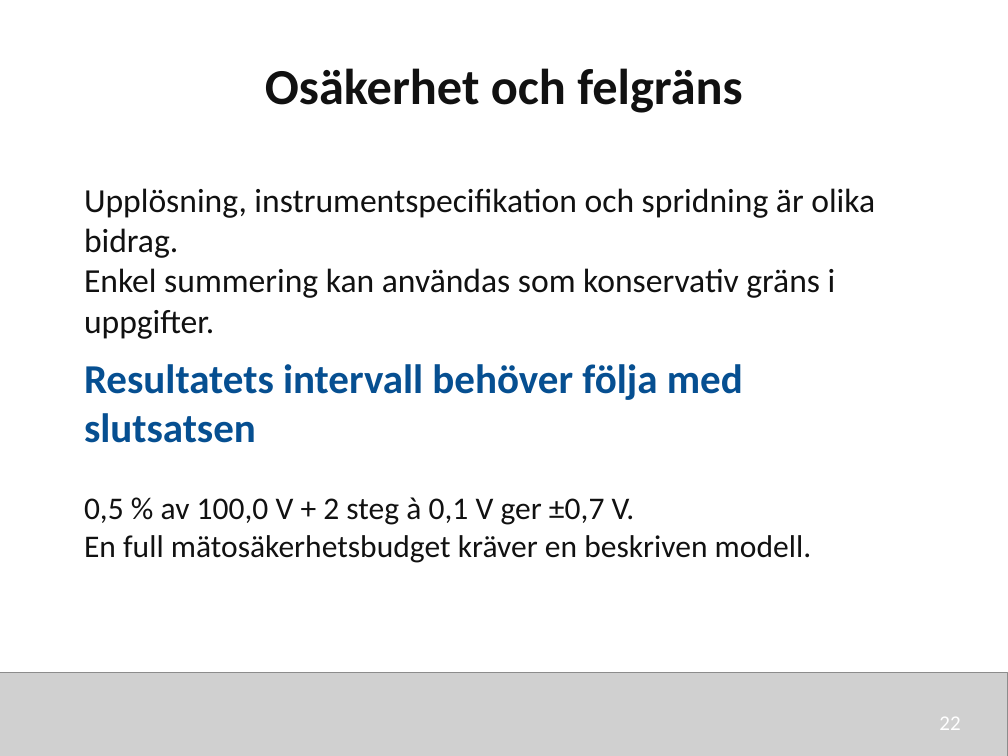
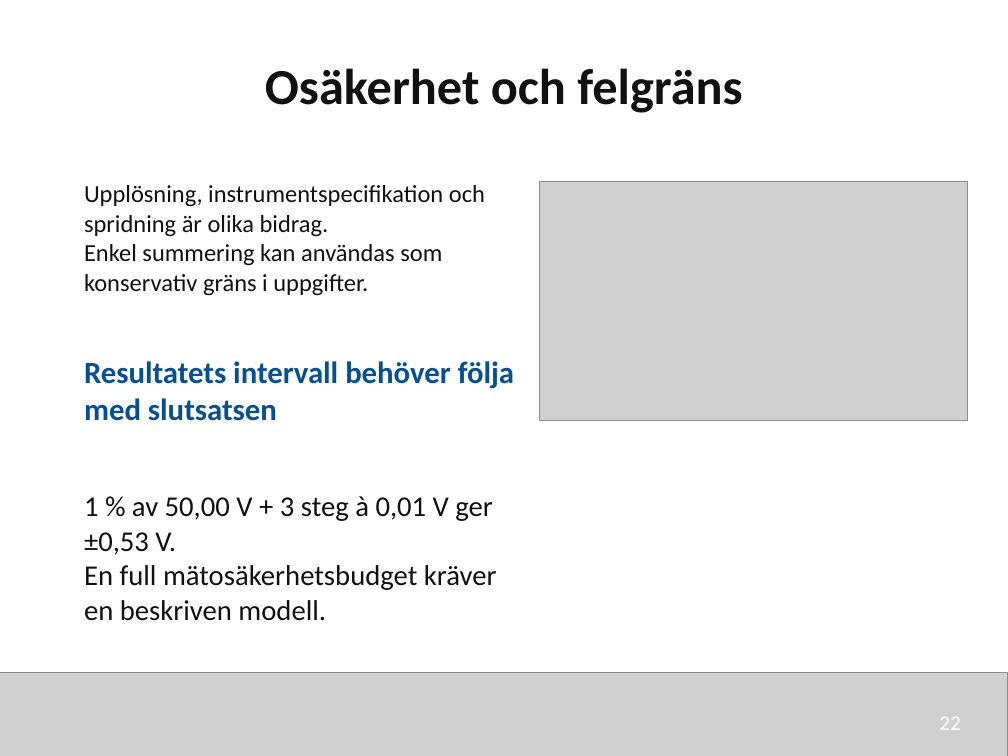
Before and after one commit to nj22az/nj22az.github.io, a slide deck: slide 22 of sjoskolan/vecka-44/aktuell/v44_03_Fordjupad_matteknik_elev.pptx. Drawn at 1008x756 pixels with LibreOffice and Linux fonts; fonts in the diff are those of the drawing; grey boxes stand for pictures. Boxes give left, top, right and bottom in pixels: in the first picture for what was removed or moved away, otherwise in the second. Text is boxed around its words. In the diff, an @@ line names an element or a change of style, - is before the commit and + after.

```diff
--- a/sjoskolan/vecka-44/aktuell/v44_03_Fordjupad_matteknik_elev.pptx
+++ b/sjoskolan/vecka-44/aktuell/v44_03_Fordjupad_matteknik_elev.pptx
@@ text "Upplösning, instrumentspecifikation och spridning är ..." at [84, 185, 485, 296]: size 24 to 17.5 pt @@
@@ picture added at [539, 181, 968, 420] @@
@@ text "Resultatets intervall behöver följa med ..." at [84, 361, 514, 421]: size 29.2 to 22 pt @@
@@ text at [84, 496, 492, 555]: text changed; size 22.5 to 20.5 pt @@
-0,5 % av 100,0 V + 2 steg à 0,1 V ger ±0,7 V.
+1 % av 50,00 V + 3 steg à 0,01 V ger ±0,53 V.
@@ text at [84, 565, 497, 621]: size 22.5 to 20.5 pt in "En full mätosäkerhetsbudget kräver en beskriven modell." @@
```
Also in this commit, not shown: 11 other slides changed, 11 other files.
